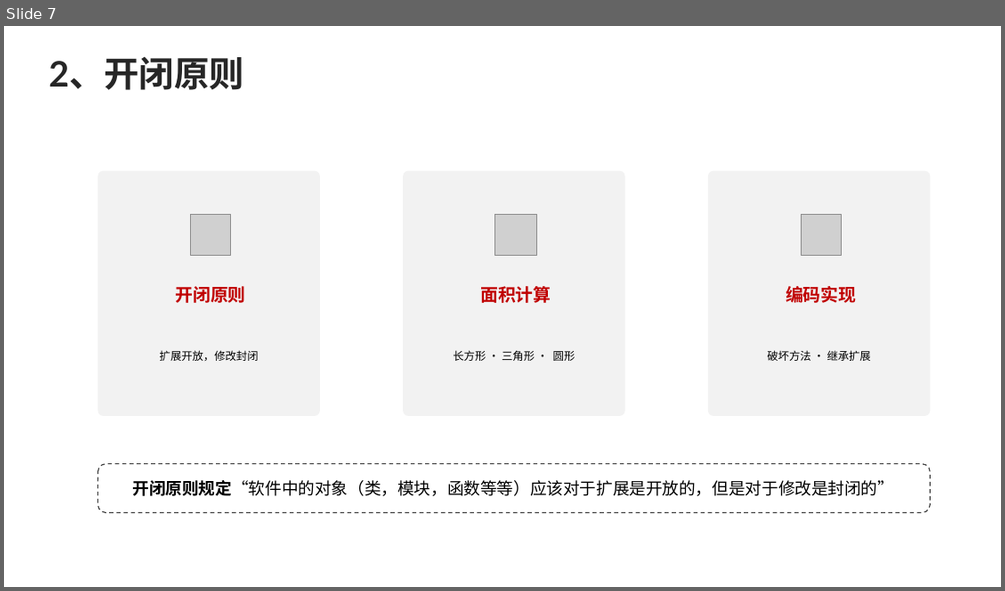
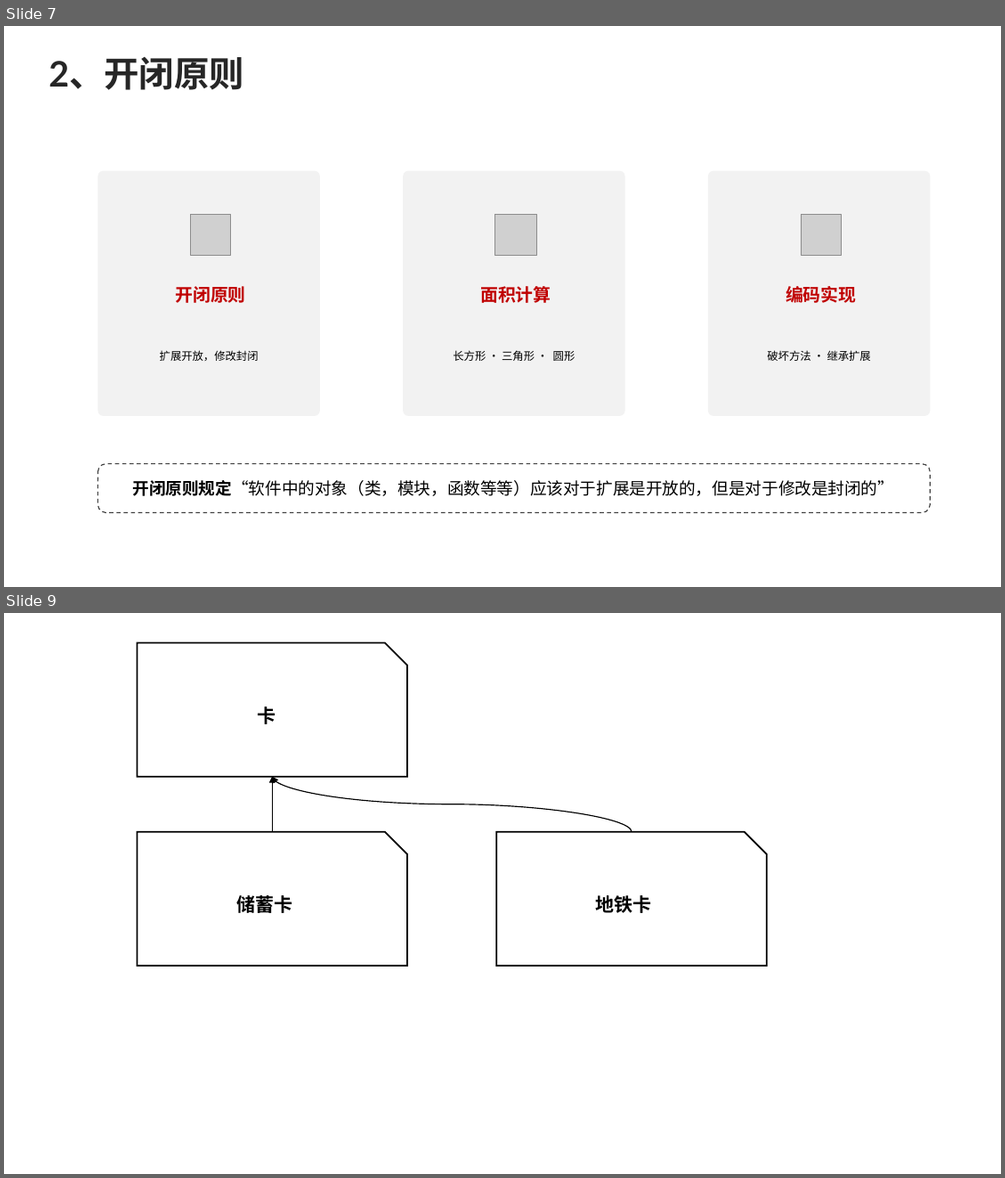
Before and after one commit to fuzhengwei/CodeDesignTutorials, a slide deck: docs/assets/图稿.pptx. Shown one above the other, each under a label of ours: slide 7 before the commit, slides 7 and 9 after it; the slides between them are not shown. The pictures are 1005x591 and 1005x1178 pixels, drawn with LibreOffice and Linux fonts; fonts in the diff are those of the drawing; grey boxes stand for pictures. Boxes give left, top, right and bottom in pixels: in the first picture for what was removed or moved away, otherwise in the second. Text is boxed around its words. In the diff, an @@ line names an element or a change of style, - is before the commit and + after.

```diff
--- a/docs/assets/图稿.pptx
+++ b/docs/assets/图稿.pptx
@@ slide 9 added at [4, 613, 1001, 1174], background #FFFFFF @@
@@ snip rect added at [138, 643, 407, 777], outline #000000 1.5 pt, 18 pt, text #000000, bold @@
+卡
@@ arrow added from (273, 832) to (273, 777), #000000 1 pt @@
@@ curved arrow added from (631, 832) to (273, 777), #000000 1 pt @@
@@ snip rect added at [138, 832, 407, 966], outline #000000 1.5 pt, 18 pt, text #000000, bold @@
+储蓄卡
@@ snip rect added at [497, 832, 767, 966], outline #000000 1.5 pt, 18 pt, text #000000, bold @@
+地铁卡
```
Also in this commit, not shown: 2 other slides added, 9 other files.
